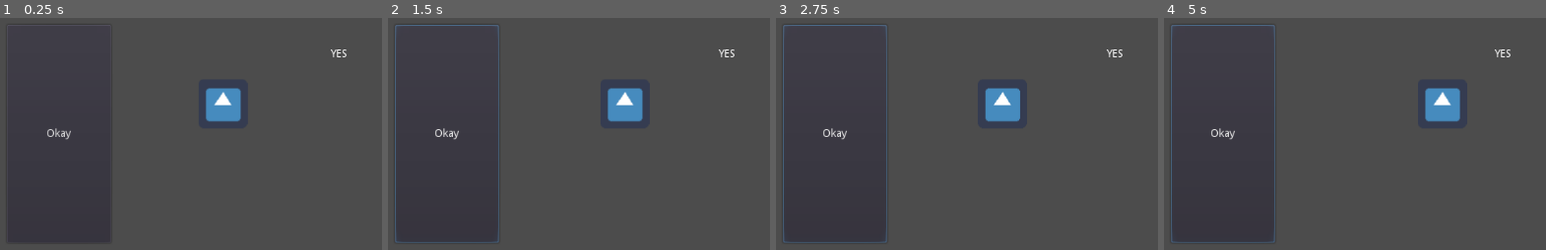
Above: before the commit, frames 1-4 (left to right).
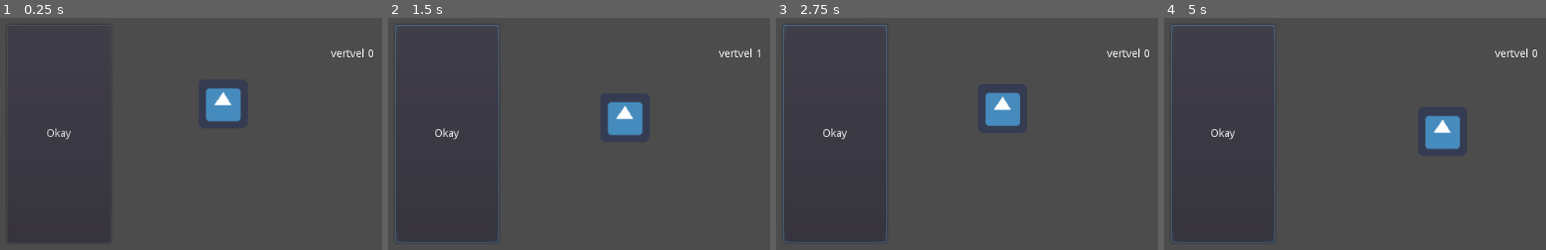
Above: after the commit, the same moments.

Repository: mishkarch/Hello-Godot
Game: Godot game, scene res://Main.tscn
The game is run twice, just before and just after one commit, with the same random seed, the same clock (stepped at 60 frames per second) and the same inputs. The engine's default icon, where the game draws it, is replaced by a stand-in: a white triangle on a blue panel in a dark square.
Inputs (mouse positions are in pixels of both pictures, inside the frame that each line leads up to):
- Up to frame 1 (0.25 s): no input
- Up to frame 2 (1.5 s): click "Okay" at 0.5 s; tap Enter at 1.25 s; move the mouse to (outside the picture) at 1.27 s; hold Right (ui_right) from 1.28 s (still down); hold Mouse wheel down (ui_wheel_down) from 1.28 s (still down)
- Up to frame 3 (2.75 s): tap Mouse wheel up (ui_wheel_up) at 1.55, 2.1 s; move the mouse to (947, 212) at 2.02 s; release Right (ui_right) at 2.03 s; release Mouse wheel down (ui_wheel_down) at 2.03 s; hold Left (ui_left) from 2.03 s (still down); tap Mouse wheel down (ui_wheel_down) at 2.3 s
- Up to frame 4 (5 s): move the mouse to (outside the picture) at 2.77 s; release Left (ui_left) at 2.78 s; hold Mouse wheel down (ui_wheel_down) 2.78-3.53 s; hold Right (ui_right) 2.78-4.28 s; tap Mouse wheel up (ui_wheel_up) at 3.05, 3.6, 4.55 s; move the mouse to (outside the picture) at 3.52 s; tap Mouse wheel down (ui_wheel_down) at 3.8 s; move the mouse to (outside the picture) at 4.27 s; hold Left (ui_left) from 4.28 s (still down); hold Mouse wheel down (ui_wheel_down) from 4.28 s (still down)

The runs differ from the first frame. In frame 1, 0.2% of the frame differs, in the area x 86-98%, y 13-17%; in frame 2, 1.6%; in frame 3, 0.8%; in frame 4, 2.5%, in the area x 68-98%, y 13-57%.

Commit message:
добавил управление мышью

Diff:
--- a/Sprite.gd
+++ b/Sprite.gd
@@ -6,21 +6,27 @@
 
 func _input(event):
 	if event.is_action_pressed("ui_wheel_up"):
-		vertvel = -1
+		vertvel -= 1
 		print('upp')
 	elif event.is_action_pressed("ui_wheel_down"):
-		vertvel = 1
+		vertvel += 1
 		print('dowwww')
 	else:
 		pass
-
+		#vertvel = 0
+	#get_parent().get_node("Label").text='vertvel = '+str(vertvel)
 
 
 func _process(delta):
+	get_parent().get_node("Label").text='vertvel '+str(vertvel)
 	#position = Vector2()
-	vertvel = 0
 	if Input.is_action_pressed("ui_right"):
 		position.x+=delta*SPEED
 	if Input.is_action_pressed("ui_left"):
 		position.x-=delta*SPEED
-	position.y += vertvel*delta*SPEED*10000
+	if Input.is_action_pressed("ui_mb4"):
+		position.y-=delta*SPEED
+	if Input.is_action_pressed("ui_mb5"):
+		position.y+=delta*SPEED
+
+	position.y += vertvel*SPEED*delta
--- a/project.godot
+++ b/project.godot
@@ -31,6 +31,16 @@
 "events": [ Object(InputEventMouseButton,"resource_local_to_scene":false,"resource_name":"","device":0,"alt":false,"shi …(212 unchanged characters)…
  ]
 }
+ui_mb4={
+"deadzone": 0.5,
+"events": [ Object(InputEventMouseButton,"resource_local_to_scene":false,"resource_name":"","device":0,"alt":false,"shift":false,"control":false,"meta":false,"command":false,"button_mask":0,"position":Vector2( 0, 0 ),"global_position":Vector2( 0, 0 ),"factor":1.0,"button_index":8,"pressed":false,"doubleclick":false,"script":null)
+ ]
+}
+ui_mb5={
+"deadzone": 0.5,
+"events": [ Object(InputEventMouseButton,"resource_local_to_scene":false,"resource_name":"","device":0,"alt":false,"shift":false,"control":false,"meta":false,"command":false,"button_mask":0,"position":Vector2( 0, 0 ),"global_position":Vector2( 0, 0 ),"factor":1.0,"button_index":9,"pressed":false,"doubleclick":false,"script":null)
+ ]
+}
 
 [rendering]
 
